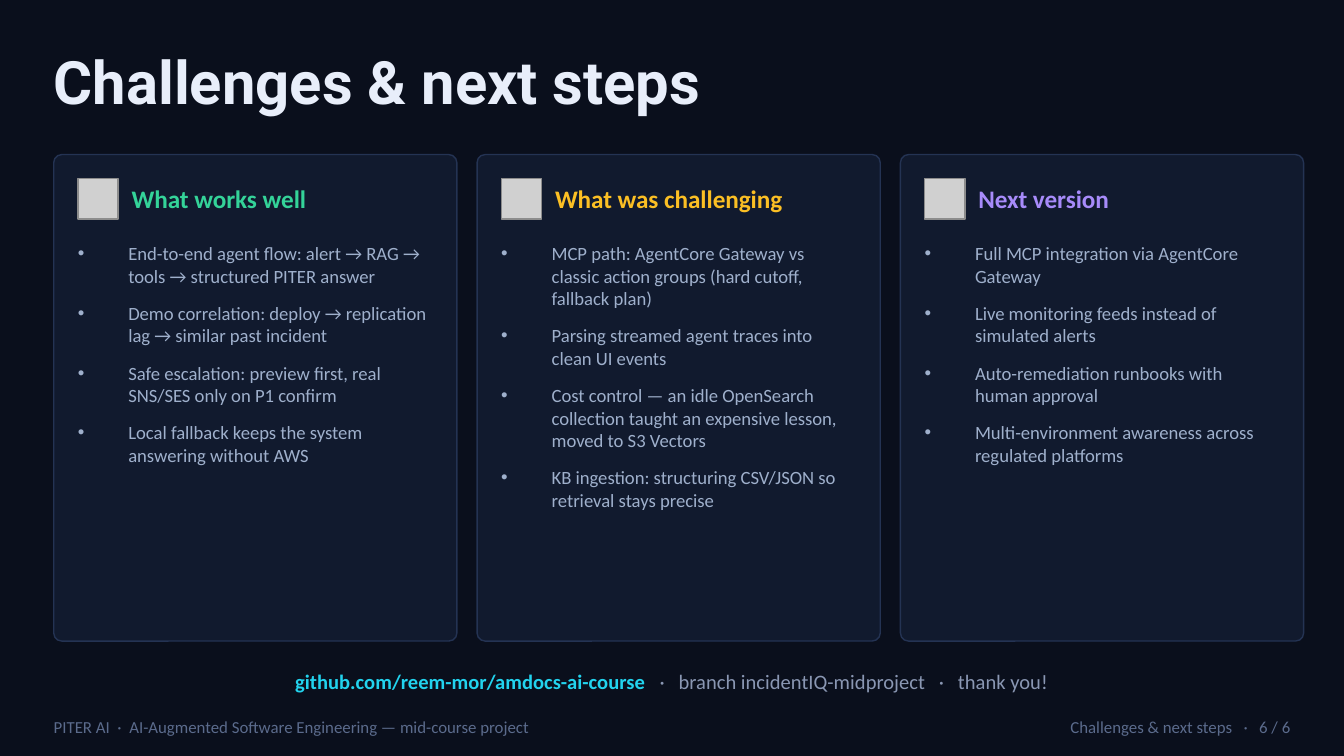
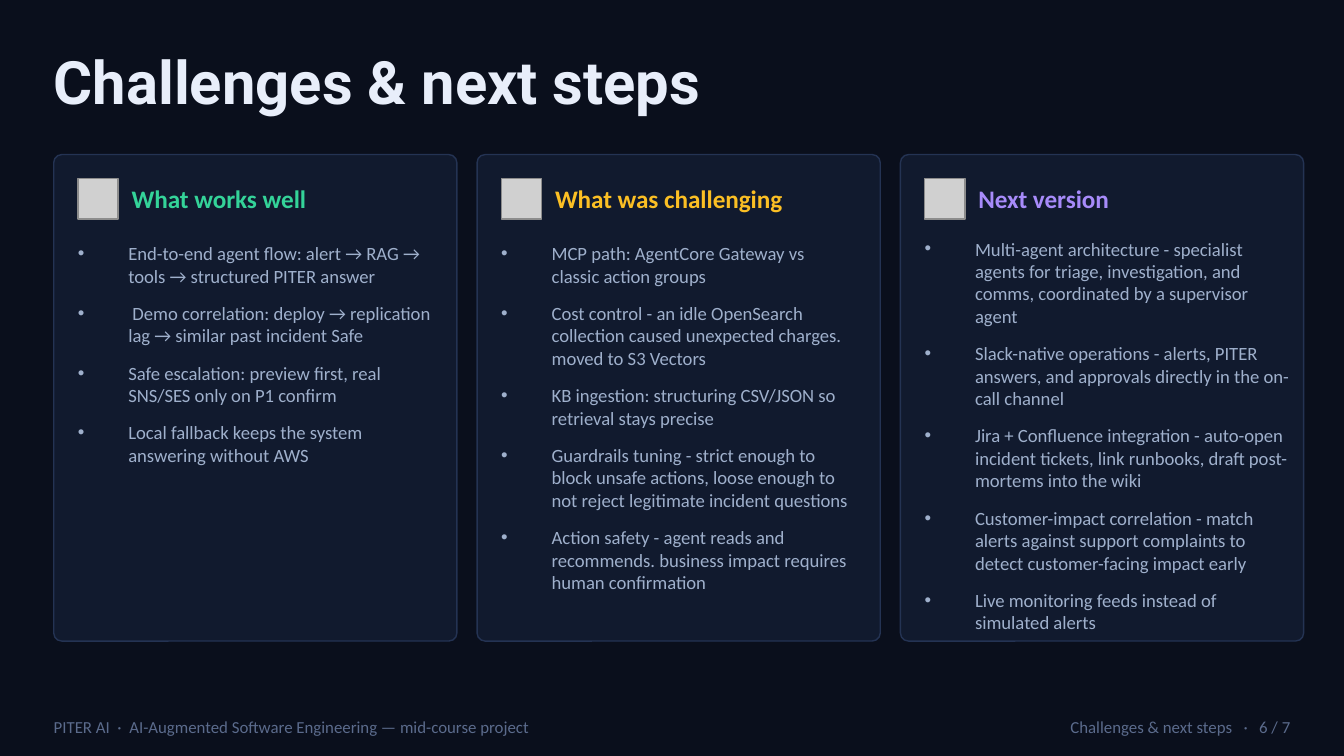
Before and after one commit to reem-mor/ai-engineering-portfolio, a slide deck: slide 6 of projects/piter-aiops/presentation/presentation_v1.pptx. Drawn at 1344x756 pixels with LibreOffice and Linux fonts; fonts in the diff are those of the drawing; grey boxes stand for pictures. Boxes give left, top, right and bottom in pixels: in the first picture for what was removed or moved away, otherwise in the second. Text is boxed around its words. In the diff, an @@ line names an element or a change of style, - is before the commit and + after.

Commit message:
Remove outdated presentation file and update existing presentation with new content
- Deleted the `PITER_AiOps_Mid_Course_Presentation_Improved.pptx` file to eliminate redundancy.
- Updated `presentation_v1.pptx` with new content to enhance the presentation quality and relevance.

These changes streamline the presentation materials and ensure that only the most current version is available for use.

```diff
--- a/projects/piter-aiops/presentation/presentation_v1.pptx
+++ b/projects/piter-aiops/presentation/presentation_v1.pptx
@@ text at box(552, 247, 842, 365): text changed @@
-• MCP path: AgentCore Gateway vs classic action groups (hard cutoff, fallback plan)
-• Parsing streamed agent traces into clean UI events
-• Cost control — an idle OpenSearch collection taught an expensive lesson, moved to S3 Vectors
+• MCP path: AgentCore Gateway vs classic action groups
+• Cost control - an idle OpenSearch collection caused unexpected charges. moved to S3 Vectors
@@ text at box(975, 243, 1289, 573): text changed @@
-• Full MCP integration via AgentCore Gateway
+• Multi-agent architecture - specialist agents for triage, investigation, and comms, coordinated by a supervisor agent
+• Slack-native operations - alerts, PITER answers, and approvals directly in the on-call channel
+• Jira + Confluence integration - auto-open incident tickets, link runbooks, draft post-mortems into the wiki
+• Customer-impact correlation - match alerts against support complaints to detect customer-facing impact early
@@ text at box(128, 307, 430, 345): text changed @@
-• Demo correlation: deploy → replication lag → similar past incident
+• Demo correlation: deploy → replication lag → similar past incident Safe
@@ text at box(975, 367, 1253, 465): paragraphs removed @@
-• Auto-remediation runbooks with human approval
-• Multi-environment awareness across regulated platforms
@@ text at box(552, 449, 847, 589): paragraphs added @@
+• Guardrails tuning - strict enough to block unsafe actions, loose enough to not reject legitimate incident questions
+• Action safety - agent reads and recommends. business impact requires human confirmation
@@ text removed at box(295, 674, 1047, 693) @@
-github.com/reem-mor/amdocs-ai-course · branch incidentIQ-midproject · thank you!
@@ text at box(1070, 721, 1291, 736): text changed @@
-Challenges & next steps · 6 / 6
+Challenges & next steps · 6 / 7
```
Also in this commit, not shown: 5 other slides changed, 1 slide added, 1 other file.
